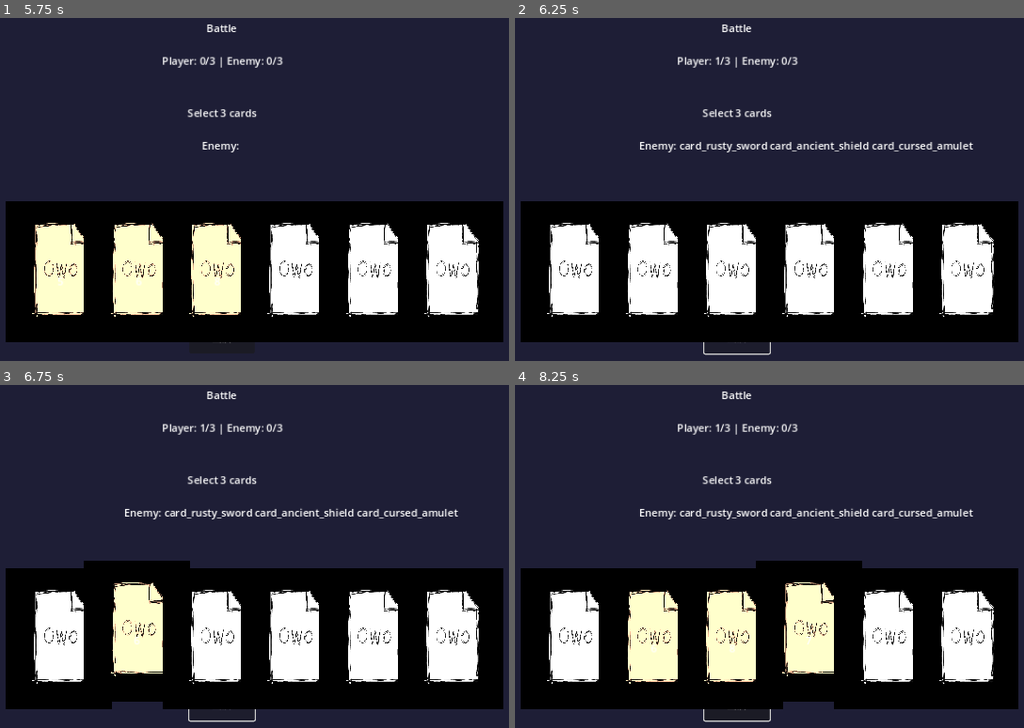
Above: before the commit, frames 1-4 (two rows, left to right).
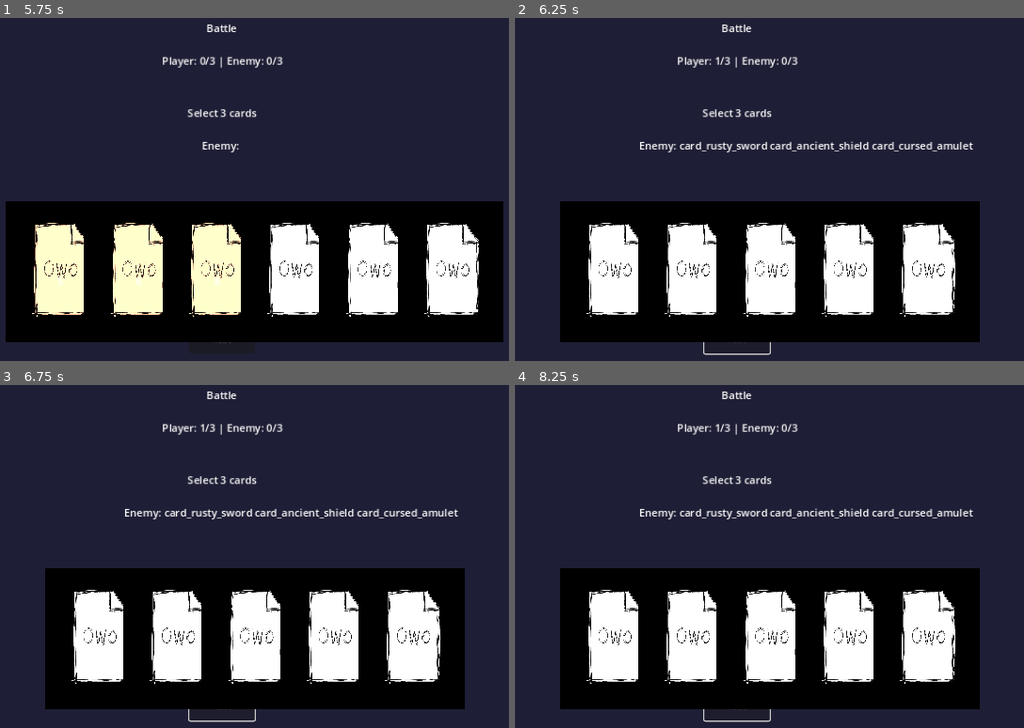
Above: after the commit, the same moments.

Repository: owofile/gambler
Game: Godot game, scene res://scenes/battle/BattleTest.tscn
Two runs of this game, one before a commit and one after it. Both use one fixed random seed, a clock stepped at 60 frames per second and the inputs below. This scene is started directly instead of the project's main scene.
Inputs (mouse positions are in pixels of both pictures, inside the frame that each line leads up to):
- Up to frame 1 (5.75 s): tap Enter (ui_accept) at 0.5, 0.77, 1.52, 3.02, 3.77, 4.52 s; move the mouse to (61, 282) at 0.52 s; hold Right (ui_right) 0.53-1.28 s; click (61, 282) at 0.67 s; move the mouse to (137, 282) at 1.27 s; hold Down (ui_down) 1.28-2.03 s; click (137, 282) at 1.42 s; move the mouse to (213, 282) at 2.02 s; hold Right (ui_right) 2.03-2.78 s; click (213, 282) at 2.17 s; move the mouse to (295, 282) at 2.77 s; hold Up (ui_up) 2.78-3.53 s; click (295, 282) at 2.92 s; move the mouse to (371, 282) at 3.52 s; hold Left (ui_left) 3.53-5.03 s; click (371, 282) at 3.67 s; move the mouse to (453, 282) at 4.27 s; click (453, 282) at 4.42 s; move the mouse to (259, 220) at 5.02 s; hold Down (ui_down) from 5.03 s (still down); click (259, 220) at 5.17 s
- Up to frame 2 (6.25 s): release Down (ui_down) at 5.75 s; click "出牌" at 5.75 s
- Up to frame 3 (6.75 s): tap Enter (ui_accept) at 6.5 s; move the mouse to (137, 649) at 6.52 s; hold Right (ui_right) from 6.53 s (still down); click (137, 649) at 6.67 s
- Up to frame 4 (8.25 s): tap Enter (ui_accept) at 6.77, 7.52 s; move the mouse to (728, 649) at 7.27 s; release Right (ui_right) at 7.28 s; hold Up (ui_up) 7.28-8.03 s; click (728, 649) at 7.42 s; move the mouse to (810, 649) at 8.02 s; hold Right (ui_right) from 8.03 s (still down); click (810, 649) at 8.17 s

Frame 1 is identical in both runs. In frame 2, 24% of the frame differs, in the area x 1-99%, y 53-95%; in frame 3, 25%; in frame 4, 27%, in the area x 1-99%, y 51-95%.

Commit message:
Fix: self_destroy cards removed immediately, battle end detection
## Problems Fixed
1. Self-destroy cards not being removed after animation
   - Settlement cards were cleared BEFORE destroy animation played
   - Now: _apply_settlement_only() does immediate removal, then animation

2. Battle continuing past target_wins
   - Added debug logging to check_battle_end()
   - check_battle_end() now called after settlement is applied
   - Properly checks player_wins >= target_wins before transition

## Changes
- RoundEndState: Apply settlement immediately, THEN play destroy animation
  - _apply_settlement_only(): removes/adds cards synchronously
  - _transition_to_next(): check battle end after settlement
  - Only play destroy animation if cards exist and battle continues

- PlayerSelectState: Simplified (removed pending destroy handling)
  - Destroy animation handled in RoundEndState

- BattleCore: Added debug logging to check_battle_end()

## Flow (Fixed)
1. SettlementState: marks destroy cards, transition to RoundEndState
2. RoundEndState.enter(): record pending destroy
3. RoundEndState._transition_to_next():
   a. _apply_settlement_only() - immediately remove cards
   b. check_battle_end() - properly detects victory
   c. if continue + has pending: play destroy animation
   d. callback: transition to PlayerSelectState

Diff:
--- a/scripts/battle/BattleCore.gd
+++ b/scripts/battle/BattleCore.gd
@@ -133,13 +133,14 @@
 			_enemy_wins += 1
 
 func check_battle_end() -> bool:
-	if _player_wins >= _config.target_wins:
-		return true
-	if _enemy_wins >= _config.target_wins:
-		return true
-	if not _config.deck_policy.can_continue(_card_manager.get_deck_size(), _config.cards_per_round):
-		return true
-	return false
+	print("[BattleCore] check_battle_end: player_wins=%d/%d, enemy_wins=%d/%d, deck_size=%d, cards_per_round=%d" % [
+		_player_wins, _config.target_wins,
+		_enemy_wins, _config.target_wins,
+		_card_manager.get_deck_size(), _config.cards_per_round
+	])
+	var result = _player_wins >= _config.target_wins or _enemy_wins >= _config.target_wins or not _config.deck_policy.can_continue(_card_manager.get_deck_size(), _config.cards_per_round)
+	print("[BattleCore] check_battle_end result: %s" % result)
+	return result
 
 func get_battle_result() -> int:
 	if _player_wins >= _config.target_wins:
--- a/scripts/battle/states/PlayerSelectState.gd
+++ b/scripts/battle/states/PlayerSelectState.gd
@@ -4,7 +4,6 @@
 
 var _selected_cards: Array = []
 var _required_count: int = 3
-var _pending_destroy_callback: Callable = Callable()
 
 func _init(core: BattleCore) -> void:
 	super._init(core)
@@ -14,48 +13,9 @@
 	_selected_cards.clear()
 	_required_count = _core.get_config().cards_per_round
 	_core.notify_state_changed(_state_name)
-
-	var pending_destroy = _core.get_pending_destroy_card_ids()
-	if not pending_destroy.is_empty():
-		print("[PlayerSelectState] Has pending destroy cards: %d" % pending_destroy.size())
-		_show_hand_with_pending_destroy(pending_destroy)
-	else:
-		_show_hand_normal()
-
-func _show_hand_normal() -> void:
 	_core.ui_show_hand(_core.get_player_hand())
 	_core.ui_enable_selection(true)
-
-func _show_hand_with_pending_destroy(pending_ids: Array) -> void:
-	_core.ui_show_hand(_core.get_player_hand())
-
-	var self_destroy_ids = _filter_self_destroy_cards(pending_ids)
-	if self_destroy_ids.is_empty():
-		_core.ui_enable_selection(true)
-		_core.clear_pending_destroy_cards()
-		return
-
-	print("[PlayerSelectState] Playing destroy animation for self-destroy cards: %d" % self_destroy_ids.size())
-
-	_pending_destroy_callback = func():
-		_core.clear_pending_destroy_cards()
-		_core.ui_enable_selection(true)
-		_core.ui_show_hand(_core.get_player_hand())
-
-	_core.ui_play_destroy_animation(self_destroy_ids, _pending_destroy_callback)
-
-func _filter_self_destroy_cards(card_ids: Array) -> Array:
-	var result: Array = []
-	var card_manager = _core.get_card_manager()
-	for card_id in card_ids:
-		var card = card_manager.get_card(card_id)
-		if card:
-			var prototype_id = card.get_prototype_id()
-			var data_manager = _core.get_data_manager()
-			var prototype = data_manager.card_registry.get_prototype(prototype_id)
-			if prototype and prototype.cost_id == "self_destroy":
-				result.append(card_id)
-	return result
+	print("[PlayerSelectState] Entered with %d cards" % _core.get_player_hand().size())
 
 func exit() -> void:
 	pass
--- a/scripts/battle/states/RoundEndState.gd
+++ b/scripts/battle/states/RoundEndState.gd
@@ -39,7 +39,6 @@
 	])
 
 	_pending_destroy_ids = all_destroy
-	_core.add_pending_destroy_cards(all_destroy)
 
 	_core.ui_clear_selection()
 	play_animation("round_end")
@@ -51,12 +50,22 @@
 	call_deferred("_transition_to_next")
 
 func _transition_to_next() -> void:
-	if _pending_destroy_ids.is_empty():
-		_apply_settlement_and_transition()
+	_apply_settlement_only()
+
+	if _core.check_battle_end():
+		_clear_pending_state()
+		_core.transition_to(BattleEndState)
+	elif _pending_destroy_ids.is_empty():
+		_clear_pending_state()
+		_core.transition_to(PlayerSelectState)
 	else:
-		_core.transition_to(PlayerSelectState)
+		_core.ui_play_destroy_animation(_pending_destroy_ids, _on_destroy_complete)
 
-func _apply_settlement_and_transition() -> void:
+func _on_destroy_complete() -> void:
+	_clear_pending_state()
+	_core.transition_to(PlayerSelectState)
+
+func _apply_settlement_only() -> void:
 	for card_id in _destroy_card_ids:
 		_core.remove_card_from_deck(card_id)
 		print("[RoundEndState] Destroyed (settlement): %s" % card_id)
@@ -78,9 +87,7 @@
 	_deck_policy_add.clear()
 	_add_card_ids.clear()
 	_core.clear_settlement_cards()
+
+func _clear_pending_state() -> void:
 	_pending_destroy_ids.clear()
-
-	if _core.check_battle_end():
-		_core.transition_to(BattleEndState)
-	else:
-		_core.transition_to(PlayerSelectState)
+	_core.clear_pending_destroy_cards()
